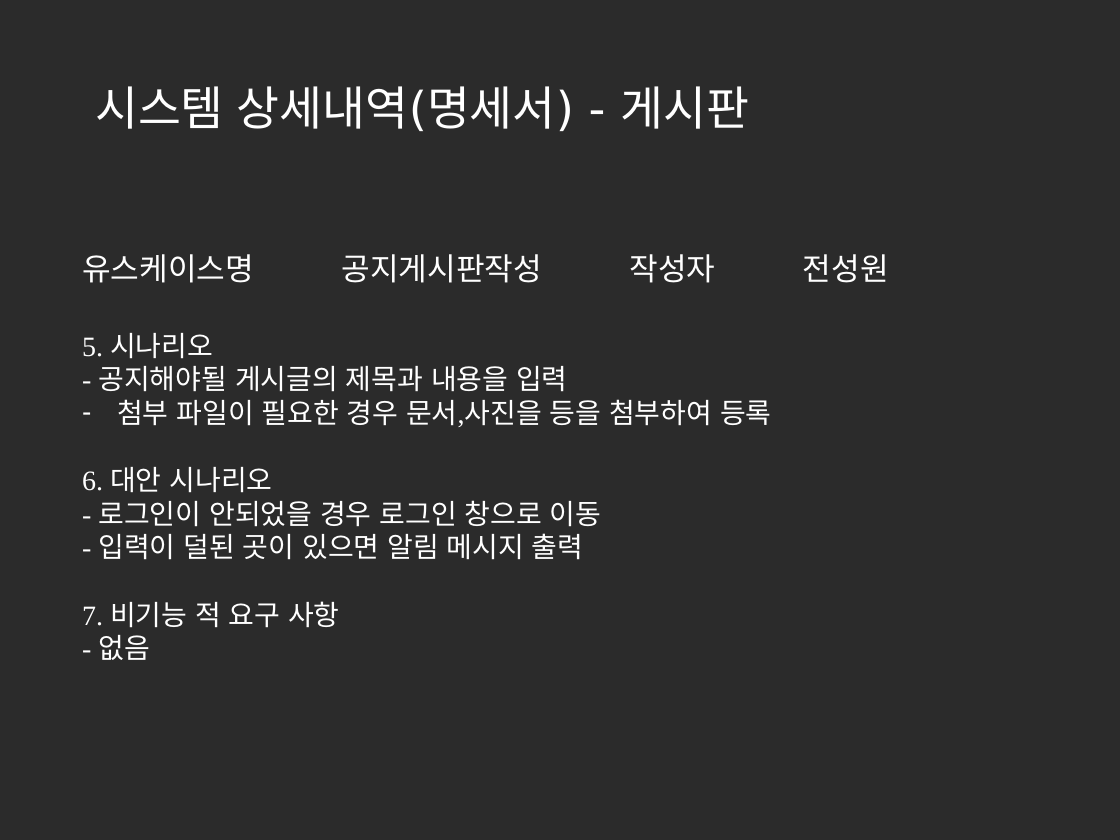
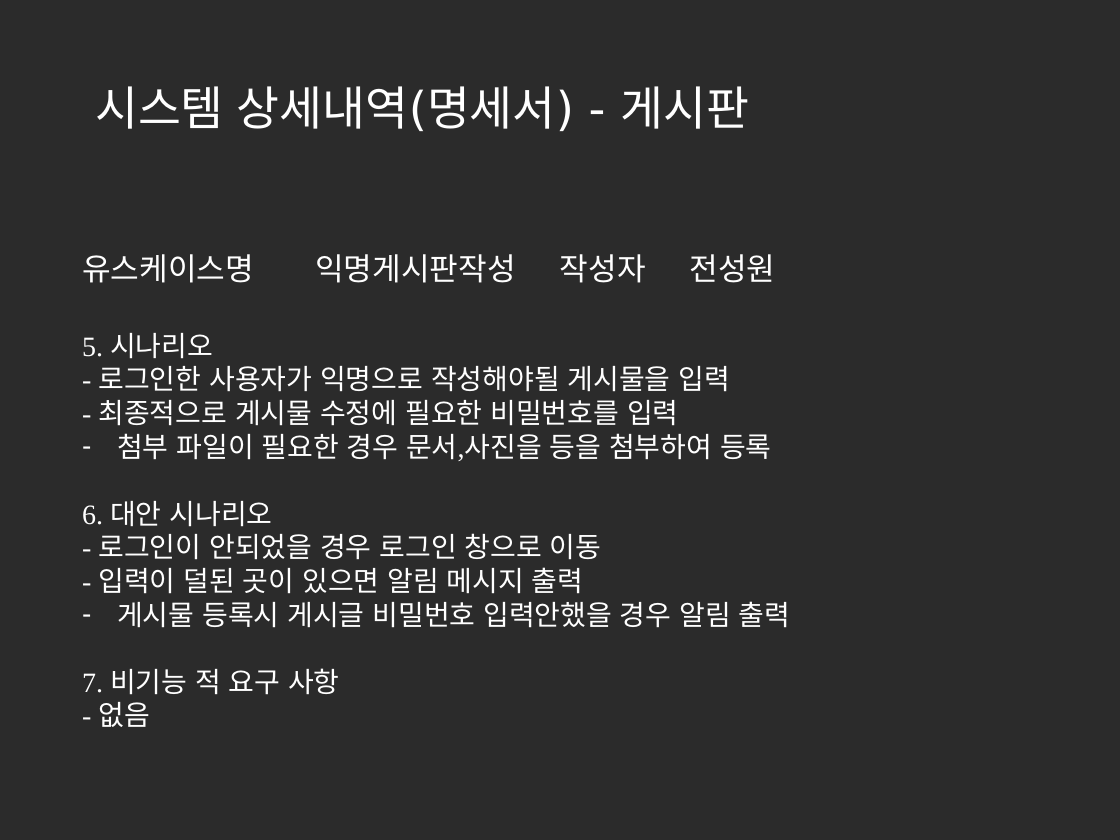
Before and after one commit to korea600/useful, a slide deck: slide 95 of Useful/UML/Presentation/useful_ppt_초안(수정중).pptx (slide 70 before the commit). Drawn at 1120x840 pixels with LibreOffice and Linux fonts; fonts in the diff are those of the drawing; background and template pictures are left out; a plain dark background stands for a picture behind light text. Boxes give left, top, right and bottom in pixels: in the first picture for what was removed or moved away, otherwise in the second. Text is boxed around its words. In the diff, an @@ line names an element or a change of style, - is before the commit and + after.

Commit message:
명세서 작성완료

```diff
--- a/Useful/UML/Presentation/useful_ppt_초안(수정중).pptx
+++ b/Useful/UML/Presentation/useful_ppt_초안(수정중).pptx
@@ text at (82,254,775,283): text changed @@
-유스케이스명 공지게시판작성 작성자 전성원
+유스케이스명 익명게시판작성 작성자 전성원
@@ text at (98,366,731,426): text changed @@
-- 공지해야될 게시글의 제목과 내용을 입력
+- 로그인한 사용자가 익명으로 작성해야될 게시물을 입력
+- 최종적으로 게시물 수정에 필요한 비밀번호를 입력
@@ text at (117,601,791,628): paragraph added @@
+– 게시물 등록시 게시글 비밀번호 입력안했을 경우 알림 출력
```
Also in this commit, not shown: 9 other slides changed, 90 slides added.
